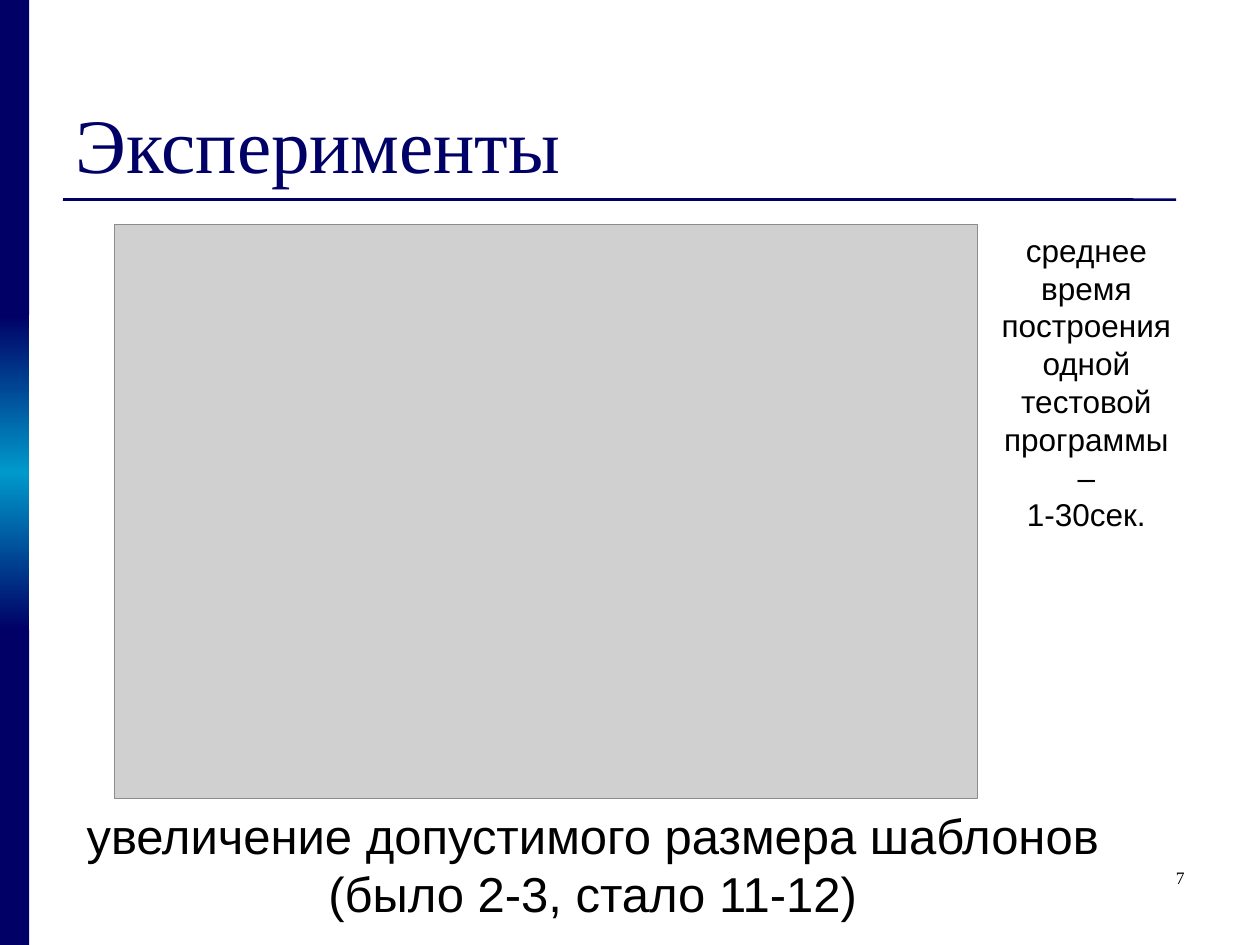
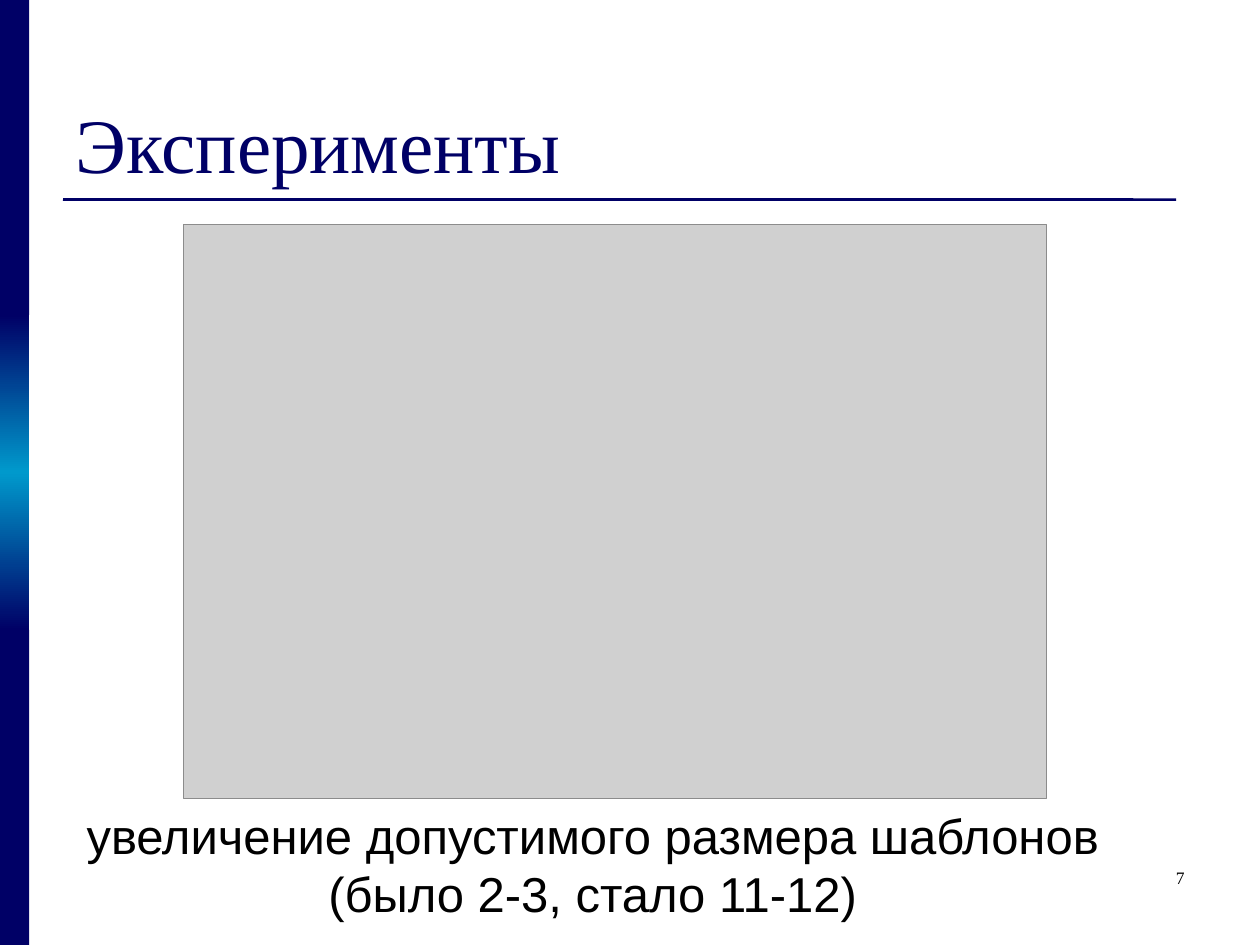
Before and after one commit to kornevgen/tesla-project, a slide deck: slide 7 of papers/THESIS/talks/z2611.ppt. Drawn at 1260x945 pixels with LibreOffice and Linux fonts; fonts in the diff are those of the drawing; grey boxes stand for pictures. Boxes give left, top, right and bottom in pixels: in the first picture for what was removed or moved away, otherwise in the second. Text is boxed around its words. In the diff, an @@ line names an element or a change of style, - is before the commit and + after.

```diff
--- a/papers/THESIS/talks/z2611.ppt
+++ b/papers/THESIS/talks/z2611.ppt
@@ picture moved from (x1=115, y1=224, x2=978, y2=798) to (x1=184, y1=224, x2=1047, y2=798) @@
@@ text removed at (x1=1002, y1=245, x2=1171, y2=527) @@
-среднее
-время построения
-одной
-тестовой
-программы –
-1-30сек.
```
Also in this commit, not shown: 2 other slides changed.
